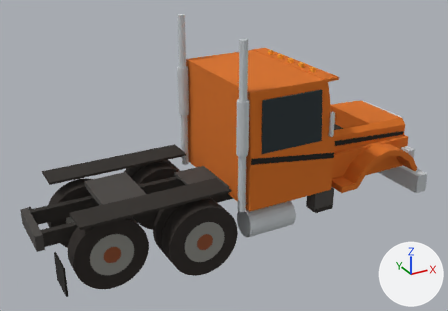
A saved change to the glTF model game/public/models/base_semi.glb.
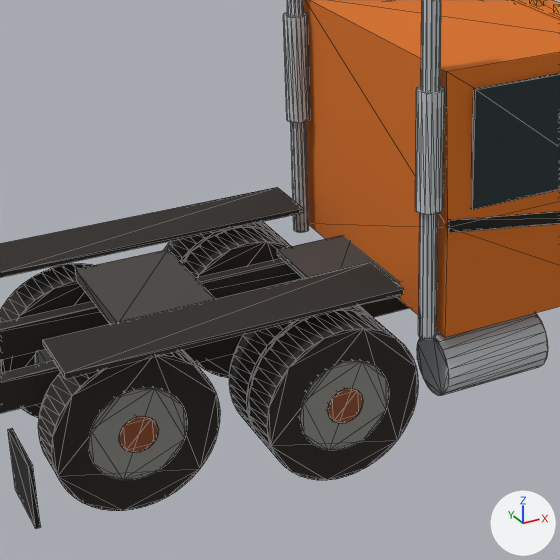
Old and new are each drawn whole from a camera (50 mm lens) standing at (-6.21, -10.86, 5.33) and looking at (-0.28, -0.08, -0.06) and again close up on the part from 11% to 67% of the width and 20% to 100% of the height. Lighting does not change. The marker at lower right points along +X, +Y and +Z. The last two pictures show the newer version. The close-ups show mesh edges as thin lines. Vertices at exactly the same position are counted once.

The first close-up shows 'base_semi'.
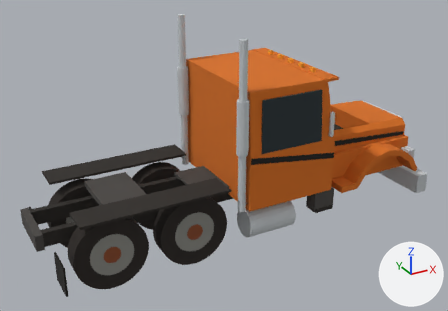
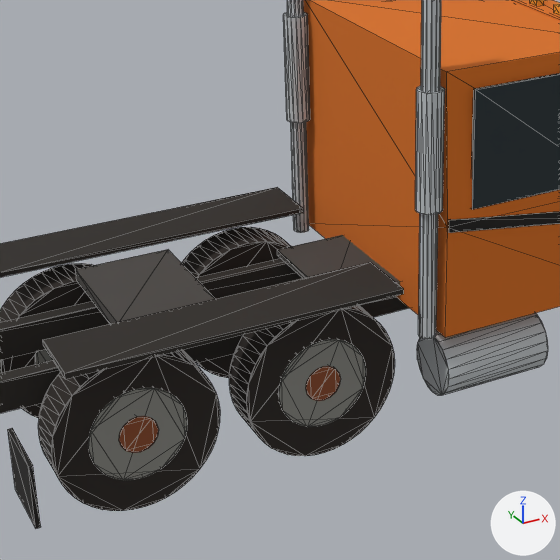
Where the change shows, as pixel boxes [x1, y1, x2, y2] in the close-ups (560 x 560 px):
```json
{"part": 1, "of": "me_cylinder", "change": "deleted", "before": [164, 222, 418, 480]}
```

Scene script edits in JSON lines:
```json
{"block": "me_cylinder", "where": "# used by ob_base_semi; location = (0.0, 0.0, 0.0)"}
{"op": "remove", "block": "me_cylinder", "code": "me_cylinder.from_pydata(...)  # 1824 vertices, 3352 faces; spans x -4.51..4.51, y -1.53..1.53, z -1.9..2.75"}
{"op": "add", "block": "me_cylinder", "code": "me_cylinder.from_pydata(...)  # 1440 vertices, 2608 faces; spans x -4.51..4.51, y -1.53..1.53, z -1.9..2.75"}
{"block": "me_cylinder", "change": "me_cylinder part 1: 6 loose pieces with 384 vertices, spanning x -2.21..-0.71, y -1.45..1.45, z -1.9..-0.4, are deleted"}
```
